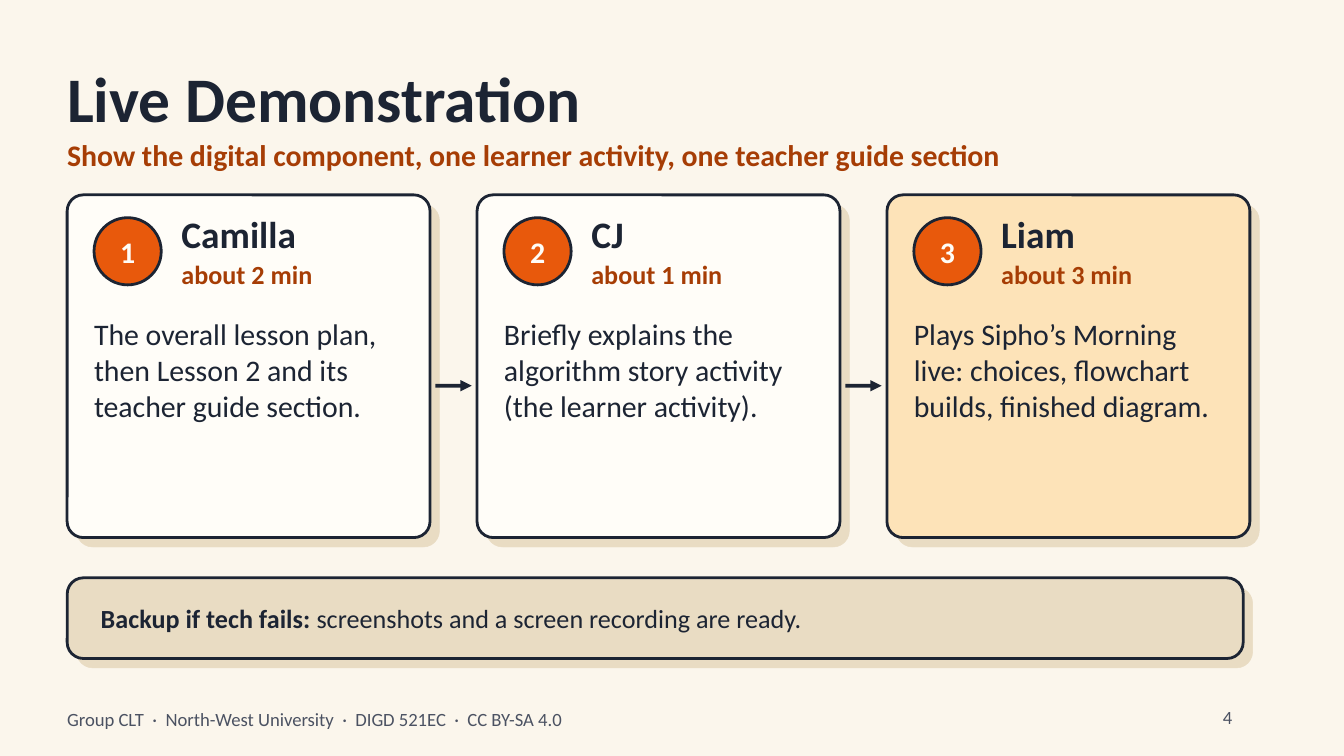
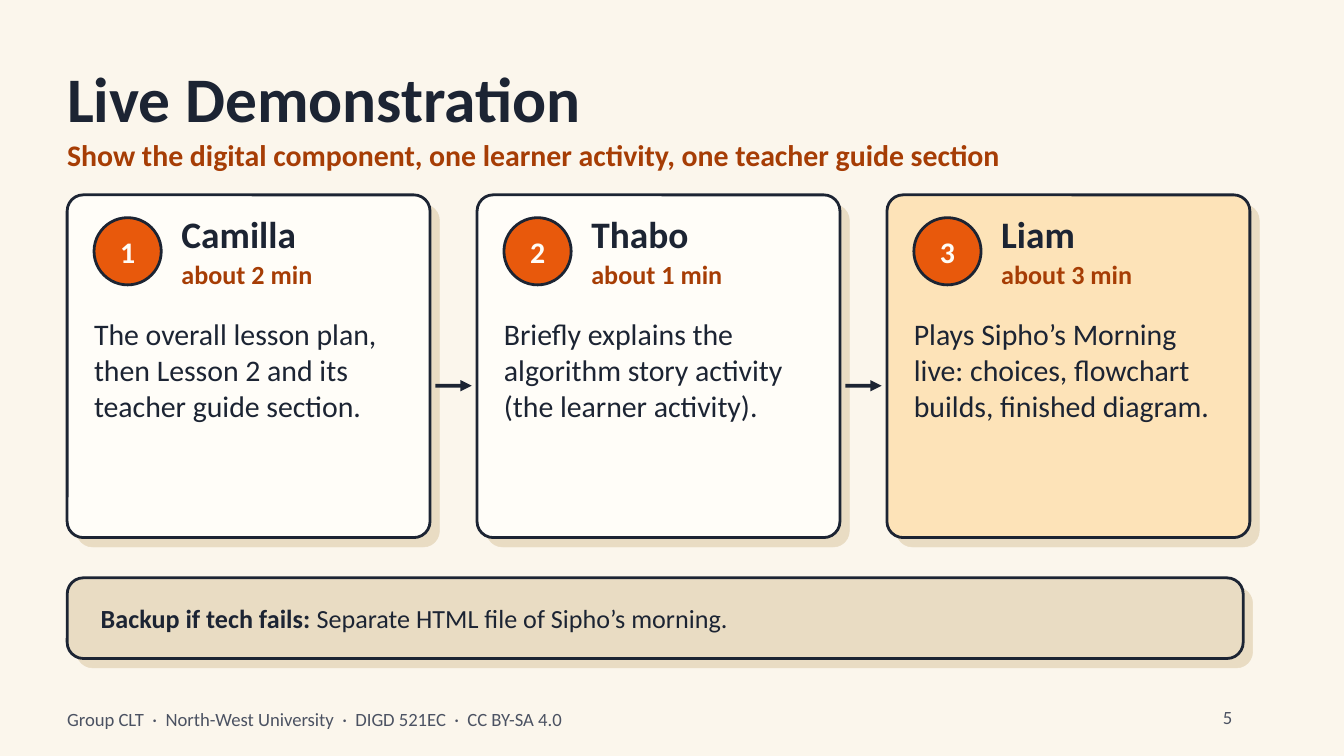
Before and after one commit to VissitingLiam/sipho-algorithm-story, a slide deck: slide 5 of Algorithms_Flowcharts_Presentation_CLT.pptx (slide 4 before the commit). Drawn at 1344x756 pixels with LibreOffice and Linux fonts; fonts in the diff are those of the drawing. Boxes give left, top, right and bottom in pixels: in the first picture for what was removed or moved away, otherwise in the second. Text is boxed around its words. In the diff, an @@ line names an element or a change of style, - is before the commit and + after.

Commit message:
update

```diff
--- a/Algorithms_Flowcharts_Presentation_CLT.pptx
+++ b/Algorithms_Flowcharts_Presentation_CLT.pptx
@@ text at [591, 221, 688, 249]: text changed @@
-CJ
+Thabo
@@ text at [101, 609, 727, 633]: text changed @@
-Backup if tech fails: screenshots and a screen recording are ready.
+Backup if tech fails: Separate HTML file of Sipho’s morning.
@@ page number at [1223, 712, 1232, 724]: text changed @@
-4
+5
```
Also in this commit, not shown: 2 slides added.
